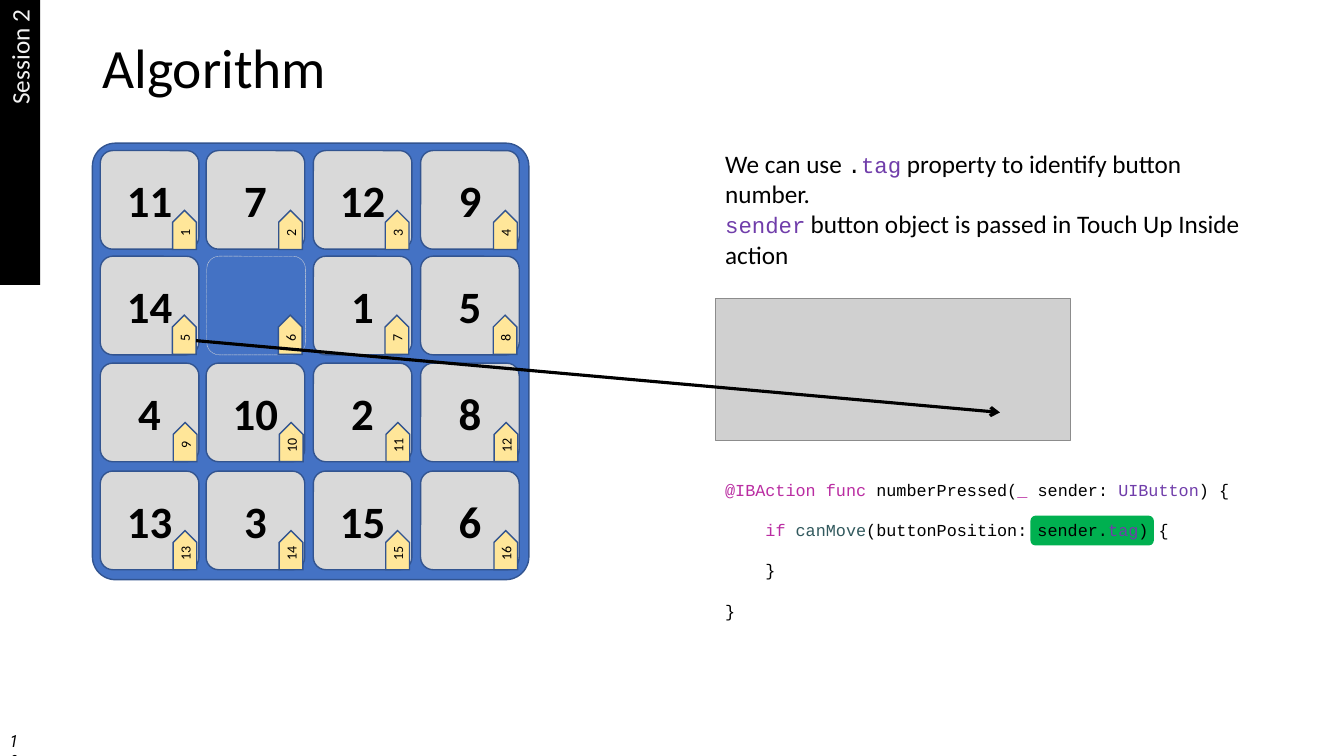
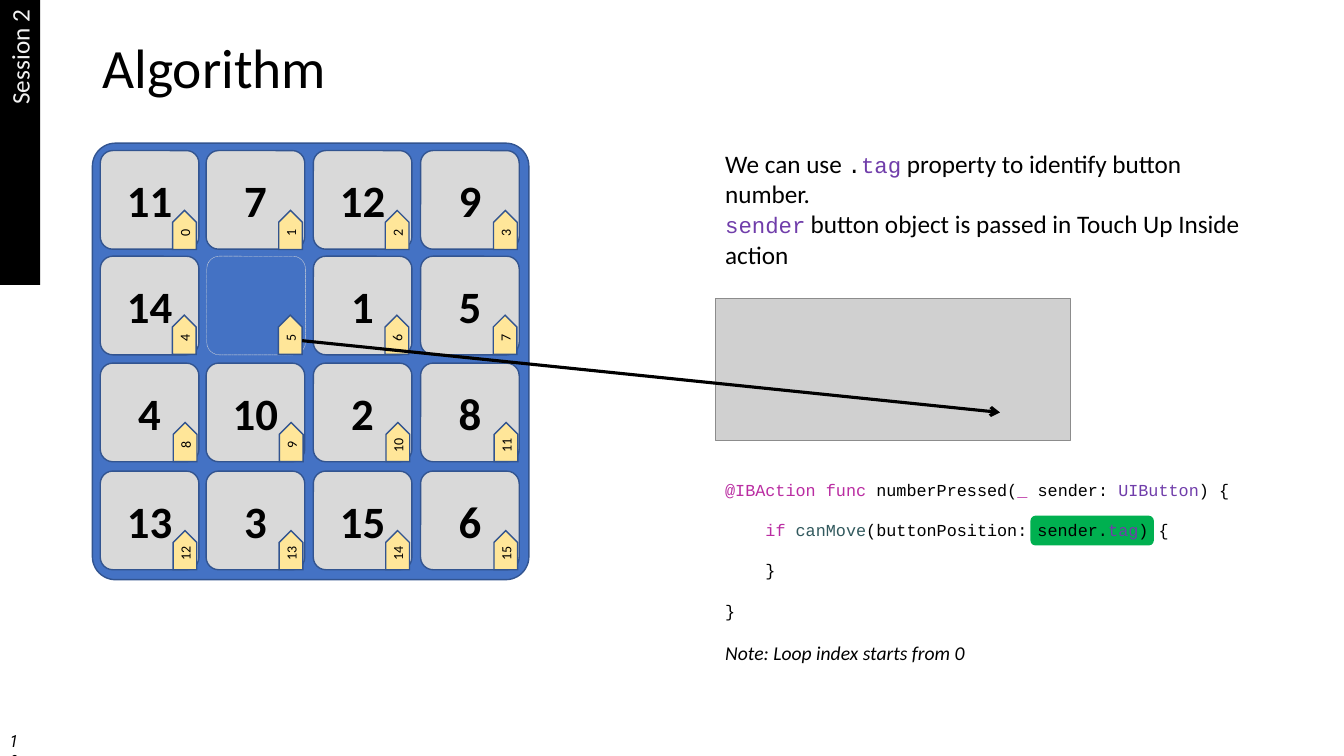
Before and after one commit to HCC-Swift-I-2017Fall/learningnotes, a slide deck: slide 10 of Swift I - Programming assignments v2.0.pptx. Drawn at 1344x756 pixels with LibreOffice and Linux fonts; fonts in the diff are those of the drawing; grey boxes stand for pictures. Boxes give left, top, right and bottom in pixels: in the first picture for what was removed or moved away, otherwise in the second. Text is boxed around its words. In the diff, an @@ line names an element or a change of style, - is before the commit and + after.

```diff
--- a/Swift I - Programming assignments v2.0.pptx
+++ b/Swift I - Programming assignments v2.0.pptx
@@ pentagon arrow added at [173, 210, 197, 250], fill #FFE699, outline #325491 1 pt, 10 pt, text #000000 @@
+0
@@ pentagon arrow "4": place and size @@
-pentagon arrow "4" at [494, 210, 518, 250]
+pentagon arrow "4" at [172, 315, 196, 354]
@@ arrow moved from (197, 341) - (1000, 412) to (302, 341) - (1000, 412) @@
@@ pentagon arrow "8": place and size @@
-pentagon arrow "8" at [494, 315, 518, 354]
+pentagon arrow "8" at [173, 423, 197, 462]
@@ 4 pentagon arrows: place and size @@
-4 pentagon arrows at [385, 210, 410, 570]
+4 pentagon arrows at [494, 210, 519, 570]
@@ pentagon arrow "12": place and size @@
-pentagon arrow "12" at [495, 423, 519, 462]
+pentagon arrow "12" at [173, 531, 197, 570]
@@ 8 pentagon arrows: place and size @@
-8 pentagon arrows at [172, 210, 304, 570]
+8 pentagon arrows at [279, 210, 410, 570]
@@ pentagon arrow removed at [494, 531, 518, 570] @@
-16
@@ text added at [725, 646, 965, 663], 14 pt, text #000000, italic @@
+Note: Loop index starts from 0
```
Also in this commit, not shown: 4 other slides changed.
